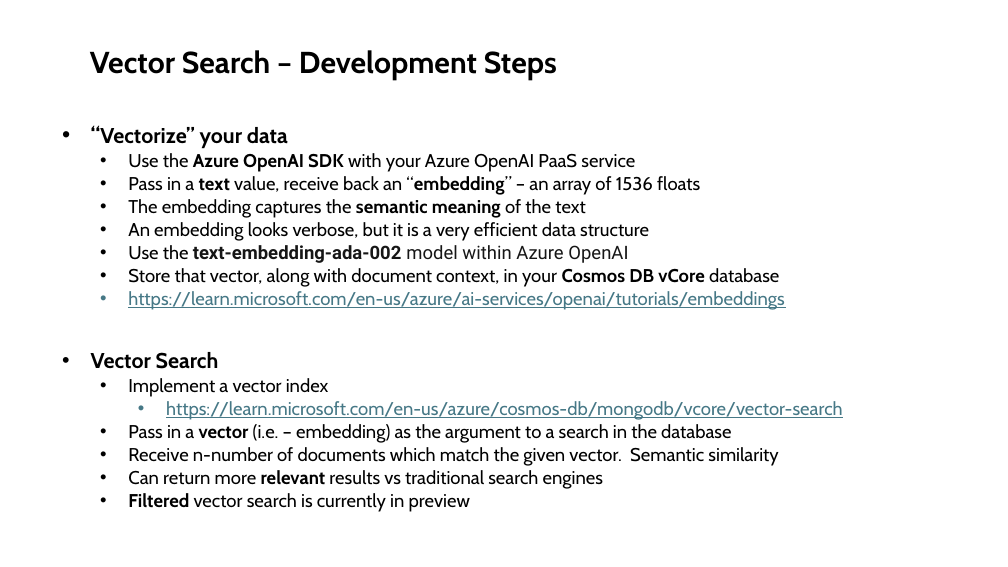
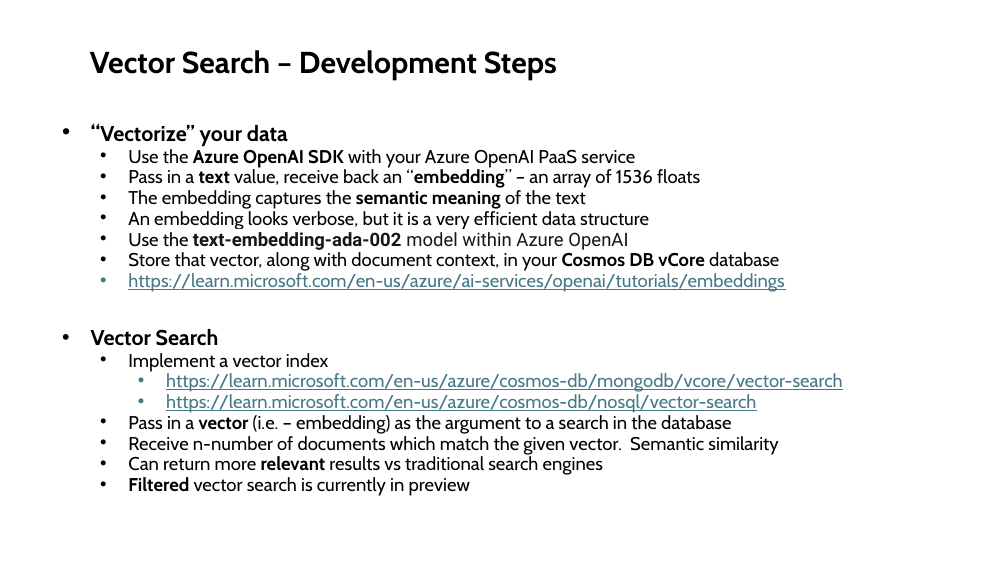
Before and after one commit to cjoakim/CosmosAIGraph, a slide deck: slide 6 of presentations/CosmosAIGraph-v2.pptx. Drawn at 1008x567 pixels with LibreOffice and Linux fonts; fonts in the diff are those of the drawing. Boxes give left, top, right and bottom in pixels: in the first picture for what was removed or moved away, otherwise in the second. Text is boxed around its words. In the diff, an @@ line names an element or a change of style, - is before the commit and + after.

```diff
--- a/presentations/CosmosAIGraph-v2.pptx
+++ b/presentations/CosmosAIGraph-v2.pptx
@@ subtitle at (91, 125, 843, 496): line spacing 0.8 to 0.7 @@
@@ subtitle at (166, 394, 756, 413): paragraph added @@
+    • https://learn.microsoft.com/en-us/azure/cosmos-db/nosql/vector-search
```
Also in this commit, not shown: 5 other slides changed, 1 slide added, 1 slide removed, 27 other files.
